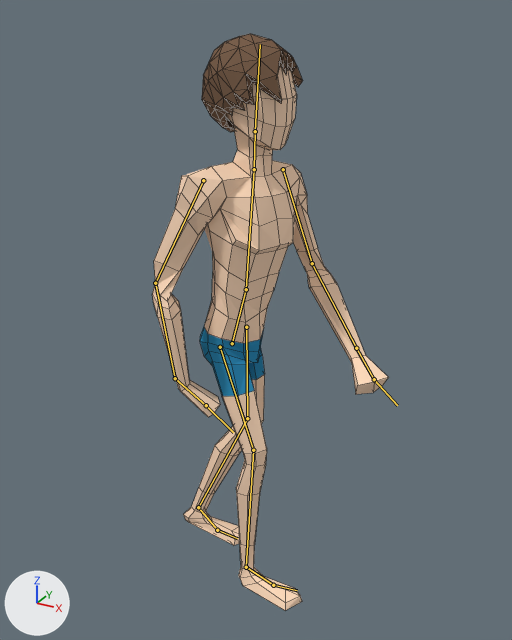
The Blender file Models/Characters/Roger/ze_stopem.blend, before and after one commit.
Rendered twice from a 50 mm lens placed at (2.17, -3.65, 2.04), pointed at (0.13, 0.06, 0.19). Arrows for +X, +Y and +Z are at lower left; the lights stay in place. Both versions are drawn at frame 101 of the action 'RogerStop'; the numbers are the values there. The bones that bend it are drawn over the model as lines. Mesh edges are drawn as thin lines.
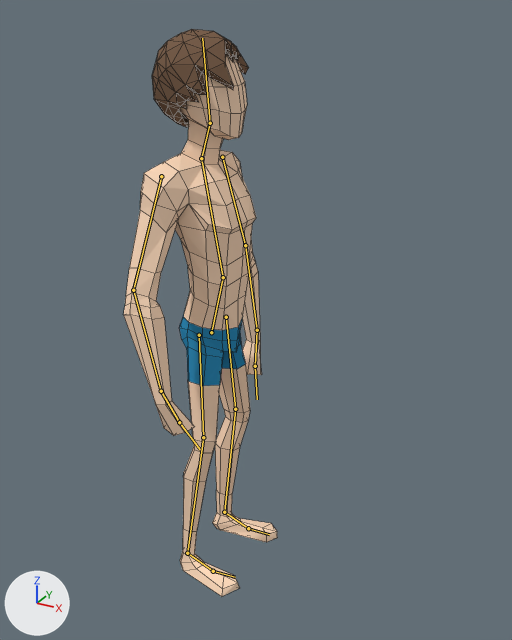
The edits, one by one:
Bone 'Bone' (bone_bone) moves from (-0.002, -0.008, -0.165) to (0.0, 0.0, 0.0).
Bone 'Bone' (bone_bone) turns from (-2, 0, -1) to (0, 0, 0) degrees about its own x, y and z.
Bone 'Bone.001' (bone_bone_001) turns from (11, -14, -7) to (0, 0, 0) degrees about its own x, y and z.
Bone 'Bone.005.L' (bone_bone_005_l) turns from (-52, -24, -10) to (-58, 1, -18) degrees about its own x, y and z.
Bone 'Bone.007.L' (bone_bone_007_l) turns from (1, -29, -30) to (-11, -2, -11) degrees about its own x, y and z.
Bone 'Bone.009.L' (bone_bone_009_l) turns from (-1, -10, -14) to (0, 0, 0) degrees about its own x, y and z.
Bone 'Bone.002' (bone_bone_002) turns from (30, -15, -11) to (0, 0, 0) degrees about its own x, y and z.
Bone 'Bone.005.R' (bone_bone_005_r) turns from (-67, -21, 39) to (-56, -9, 10) degrees about its own x, y and z.
Bone 'Bone.007.R' (bone_bone_007_r) turns from (78, 76, 104) to (-1, 6, 25) degrees about its own x, y and z.
Bone 'Bone.009.R' (bone_bone_009_r) turns from (-7, -15, 20) to (0, 0, 0) degrees about its own x, y and z.
Bone 'leg control.L' (bone_leg_control_l) moves from (0.072, -0.247, 0.088) to (0.0, 0.0, 0.0).
Bone 'leg control.L' (bone_leg_control_l) turns from (-24, 3, 1) to (0, 0, 0) degrees about its own x, y and z.
Bone 'toescontrol.L' (bone_toescontrol_l) turns from (1, -2, 14) to (0, 0, 0) degrees about its own x, y and z.
Bone 'LEG P TARGET.L' (bone_leg_p_target_l) moves from (-0.277, 0.0, 0.0) to (0.0, 0.0, 0.0).
Bone 'leg control.R' (bone_leg_control_r) moves from (-0.152, 0.443, -0.022) to (0.0, 0.0, 0.0).
Bone 'leg control.R' (bone_leg_control_r) turns from (3, 0, 0) to (0, 0, 0) degrees about its own x, y and z.
Bone 'LEG P TARGET.R' (bone_leg_p_target_r) moves from (-0.204, 0.0, -0.012) to (0.0, 0.0, 0.0).
Bone 'HeadIK' (bone_headik) moves from (0.378, 5.079, 0.767) to (0.0, 0.0, 0.0).

Changed parts and their boxes [x1, y1, x2, y2] in the pictures (512 x 640 px):
'Cube.000', posed (35% narrower)
    before: [152, 34, 389, 611]
    after: [123, 29, 277, 596]
bone 'Bone', root to tip
    before: (232, 343) to (246, 289)
    after: (211, 332) to (223, 277)
bone 'Bone.001', root to tip
    before: (246, 289) to (254, 169)
    after: (223, 277) to (201, 158)
bone 'Bone.005.L', root to tip
    before: (283, 169) to (312, 263)
    after: (222, 157) to (245, 245)
bone 'Bone.007.L', root to tip
    before: (312, 263) to (356, 348)
    after: (245, 245) to (257, 330)
bone 'Bone.009.L', root to tip
    before: (356, 348) to (374, 379)
    after: (257, 330) to (255, 366)
bone 'Bone.002', root to tip
    before: (254, 169) to (255, 131)
    after: (201, 158) to (210, 123)
bone 'Bone.005.R', root to tip
    before: (203, 180) to (155, 283)
    after: (161, 176) to (133, 290)
bone 'Bone.007.R', root to tip
    before: (155, 283) to (175, 378)
    after: (133, 290) to (161, 391)
bone 'Bone.009.R', root to tip
    before: (175, 378) to (206, 405)
    after: (161, 391) to (179, 422)
